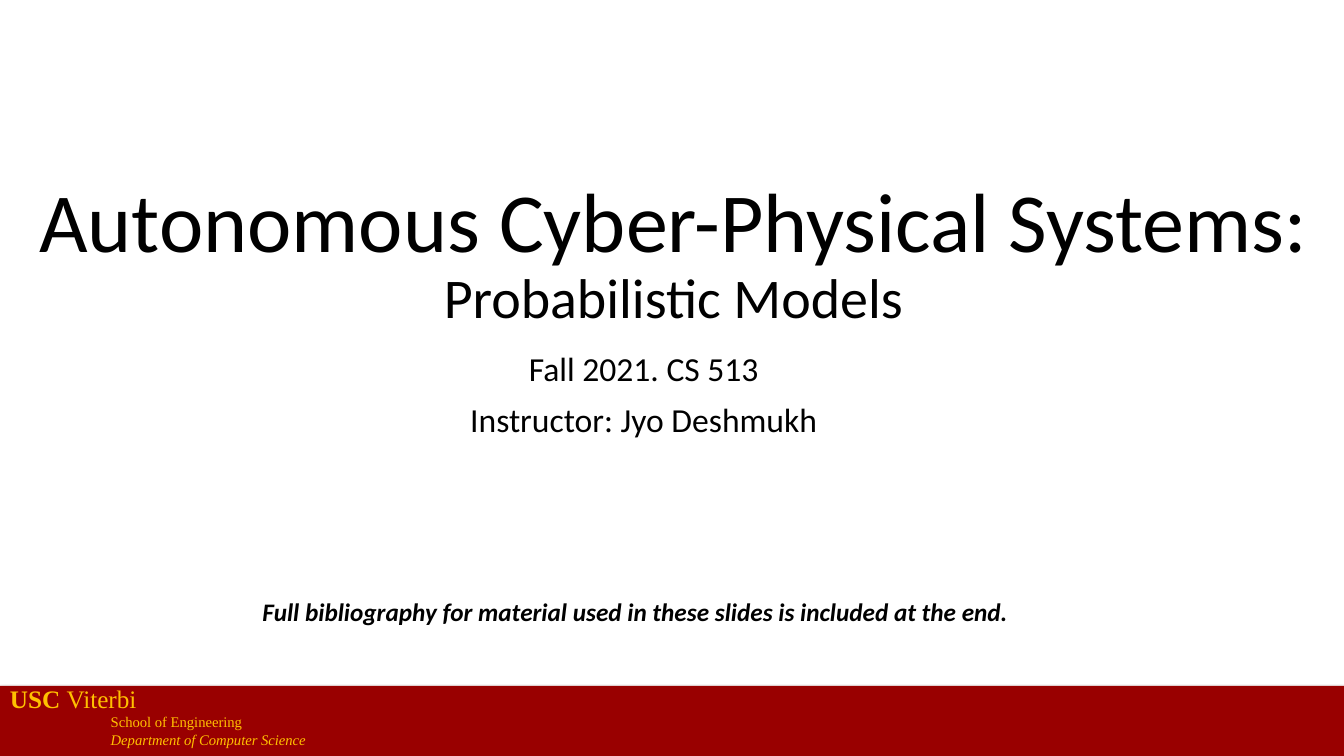
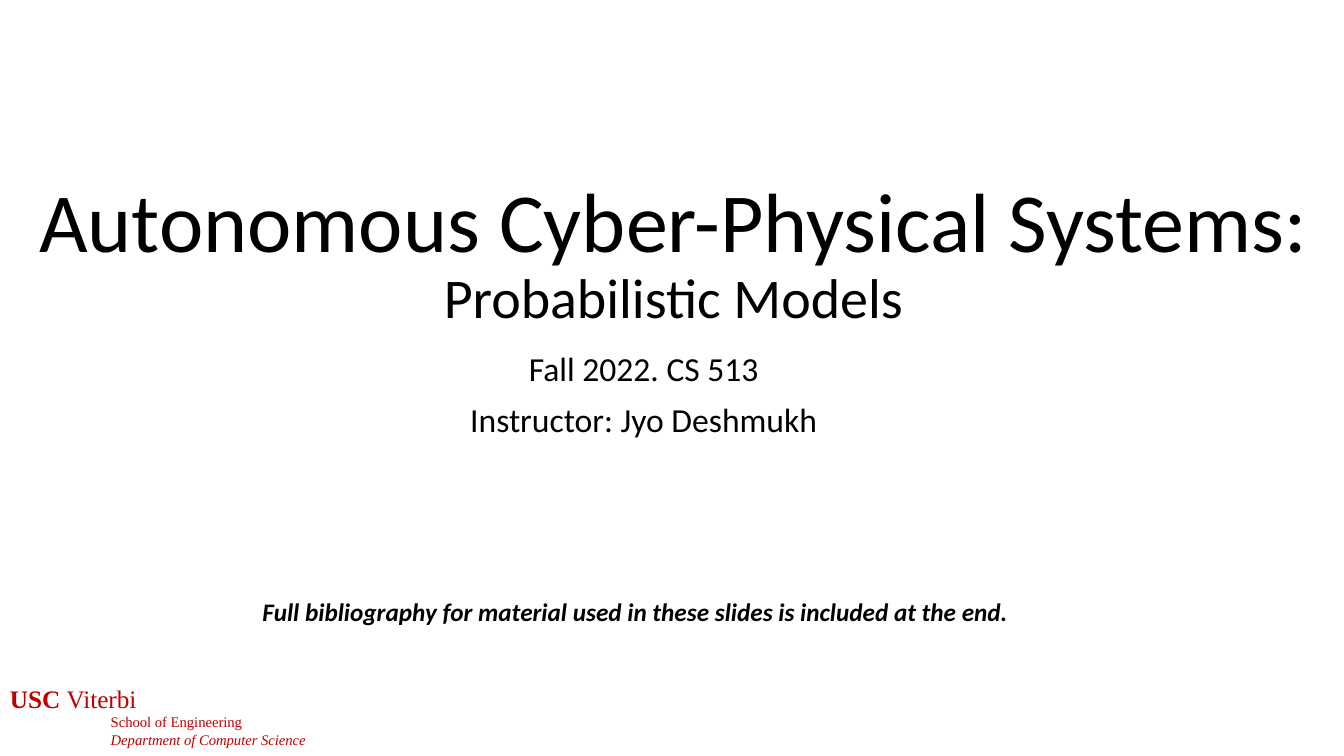
Before and after one commit to jdeshmukh/jdeshmukh.github.io, a slide deck: slide 1 of teaching/cs513slides/lecture9-Probabilistic-Models.pptx. Drawn at 1344x756 pixels with LibreOffice and Linux fonts; fonts in the diff are those of the drawing. Boxes give left, top, right and bottom in pixels: in the first picture for what was removed or moved away, otherwise in the second. Text is boxed around its words. In the diff, an @@ line names an element or a change of style, - is before the commit and + after.

Commit message:
stuff

```diff
--- a/teaching/cs513slides/lecture9-Probabilistic-Models.pptx
+++ b/teaching/cs513slides/lecture9-Probabilistic-Models.pptx
@@ subtitle at (529, 357, 758, 382): text changed @@
-Fall 2021. CS 513
+Fall 2022. CS 513
@@ text "USC Viterbi" at (10, 690, 306, 748): text colour #FFC000 to #C00000 @@
@@ rectangle removed at (0, 687, 1344, 756) @@
```
Also in this commit, not shown: 32 other slides changed.
